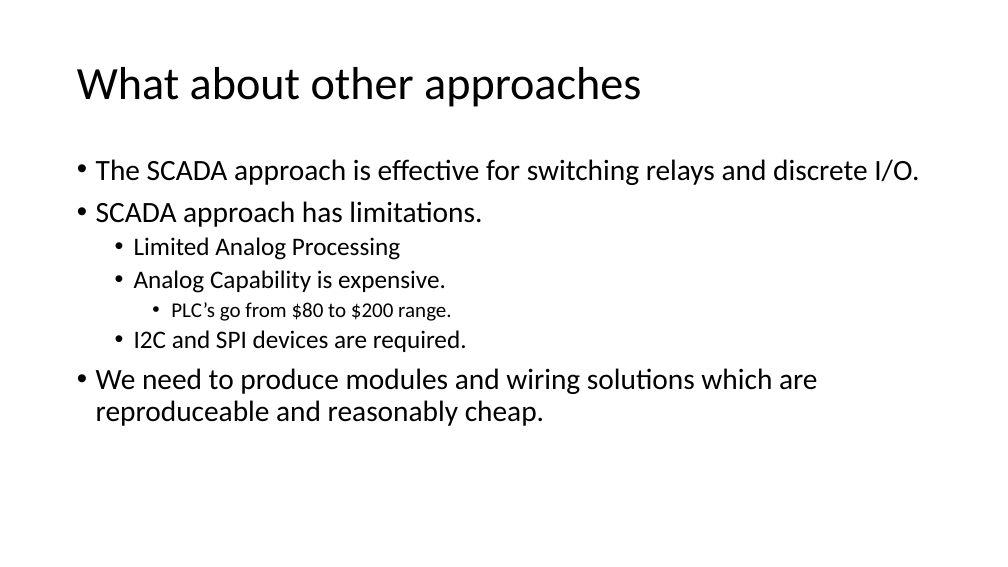
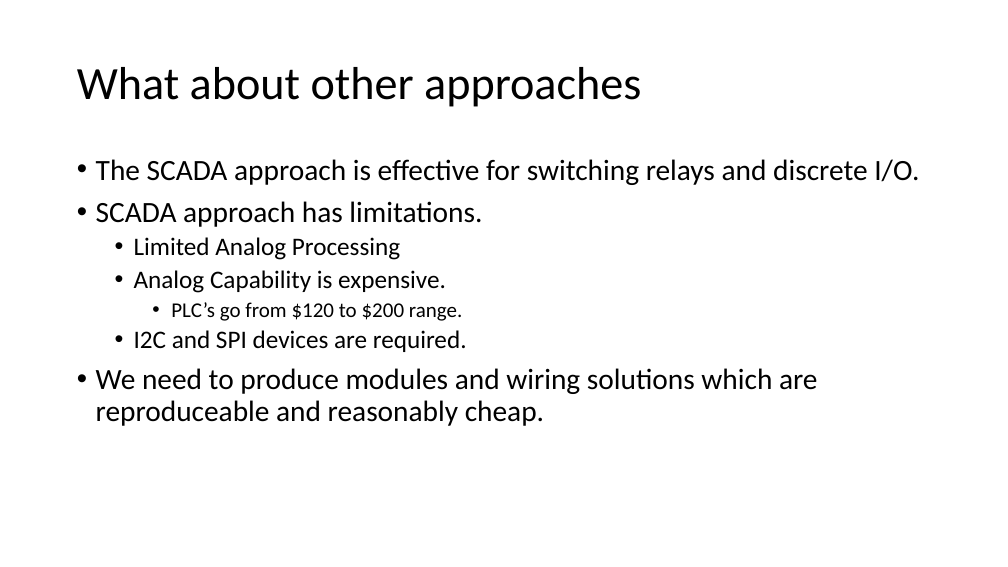
Before and after one commit to NanoDataCenter/nano_data_center, a slide deck: slide 13 of presentations/session_1/Embedded Track #1.pptx. Drawn at 1008x567 pixels with LibreOffice and Linux fonts; fonts in the diff are those of the drawing. Boxes give left, top, right and bottom in pixels: in the first picture for what was removed or moved away, otherwise in the second. Text is boxed around its words. In the diff, an @@ line names an element or a change of style, - is before the commit and + after.

```diff
--- a/presentations/session_1/Embedded Track #1.pptx
+++ b/presentations/session_1/Embedded Track #1.pptx
@@ text at (171,302,463,321): text changed @@
-    • PLC’s go from $80 to $200 range.
+    • PLC’s go from $120 to $200 range.
```
Also in this commit, not shown: 6 other slides changed, 3 other files.
